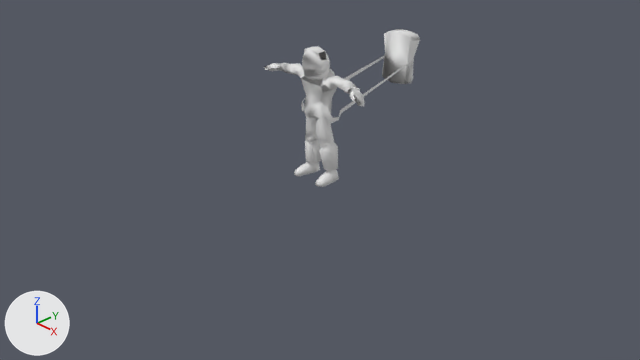
Before and after pictures for a commit that changed the Blender file blender_files/astronaut/low_poly_part2_helmet.blend.
One viewpoint serves both versions: the file's camera 'Camera'. The axes (+X, +Y, +Z) are drawn at lower left. The lights are the same throughout.

Names of what the first picture shows: 'SpaceMan_Sketchfab'.
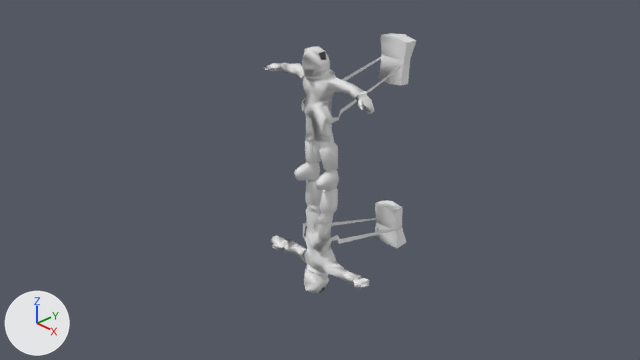
Where the change shows, as pixel boxes [x1, y1, x2, y2] in the pictures (640 x 360 px; the box of a moved part takes in the faces that stretch with it):
```json
{"object": "SpaceMan_Sketchfab", "change": "reshaped, modifiers changed", "before": [264, 29, 420, 187], "after": [264, 33, 416, 293], "on screen": "64% taller"}
{"part": 1, "of": "me_spaceman_data_001", "change": "cut back", "before": [302, 69, 365, 144], "after": [302, 69, 374, 288]}
{"part": 2, "of": "me_spaceman_data_001", "change": "moved or reshaped", "before": [340, 29, 420, 113], "after": [331, 33, 416, 248]}
```

The change, as JSON lines over the scene's bpy script:
```json
{"block": "me_spaceman_data_001", "where": "# used by ob_spaceman_sketchfab; location = (0.0, 0.0, 0.0); rotation_euler = (1.571, 0.0, 0.0), in degrees (90, 0, 0); scale = (0.01, 0.01, 0.01)"}
{"op": "remove", "block": "me_spaceman_data_001", "code": "me_spaceman_data_001.from_pydata(...)  # 538 vertices, 451 faces, 4 loose edges; spans x -85.0..86.0, y 0.0..170.0, z -159.0..28.0"}
{"op": "add", "block": "me_spaceman_data_001", "code": "me_spaceman_data_001.from_pydata(...)  # 481 vertices, 397 faces, 9 loose edges; spans x -85.0..96.0, y 0.0..170.0, z -152.0..28.0"}
{"block": "me_spaceman_data_001", "change": "me_spaceman_data_001 part 1"}
{"block": "me_spaceman_data_001", "change": "101 vertices are removed from x -17.0..86.0, y 64.0..140.0, z -17.0..19.0"}
{"block": "me_spaceman_data_001", "change": "127 faces are deleted"}
{"block": "me_spaceman_data_001", "change": "1 loose edge is deleted"}
{"block": "me_spaceman_data_001", "change": "5 vertices move from x -15.0..19.0, y 57.0..140.0, z -12.0..13.0 to x -15.0..17.0, y 57.0..140.0, z -15.0..13.0"}
{"block": "me_spaceman_data_001", "change": "52 vertices are added at x -19.0..96.0, y 64.0..139.0, z -14.0..16.0"}
{"block": "me_spaceman_data_001", "change": "6 loose edges are added"}
{"block": "me_spaceman_data_001", "change": "76 new faces join them"}
{"block": "me_spaceman_data_001", "change": "me_spaceman_data_001 part 2"}
{"block": "me_spaceman_data_001", "change": "22 vertices are removed from x -23.0..23.0, y 90.0..157.0, z -159.0..-131.0"}
{"block": "me_spaceman_data_001", "change": "19 faces are deleted"}
{"block": "me_spaceman_data_001", "change": "4 vertices in x -19.0..19.0, y 122.0..125.0, z -151.0..-148.0 move by (0.0, 0.0, 7.0)"}
{"block": "me_spaceman_data_001", "change": "3 vertices in x -20.0..20.0, y 123.0..124.0, z -153.0..-139.0 move by (0.0, 0.0, 6.0)"}
{"block": "me_spaceman_data_001", "change": "14 vertices are added at x -23.0..23.0, y 90.0..153.0, z -152.0..-124.0"}
{"block": "me_spaceman_data_001", "change": "16 new faces join them"}
{"op": "add", "block": "ob_spaceman_sketchfab", "code": "_m = ob_spaceman_sketchfab.modifiers.new('Mirror', 'MIRROR')"}
{"op": "add", "block": "ob_spaceman_sketchfab", "code": "_m.use_axis = (False, True, False)"}
```
